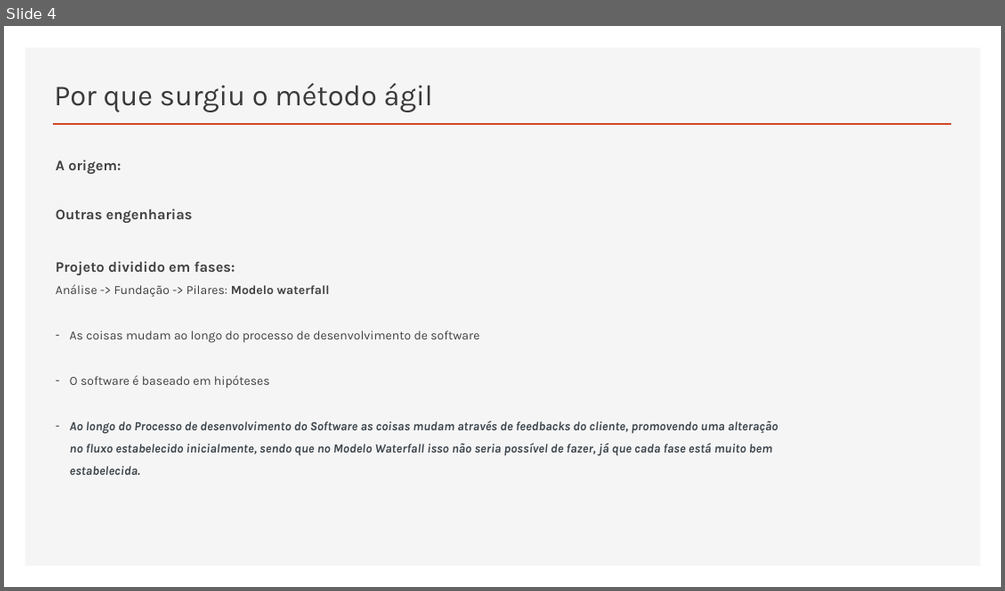
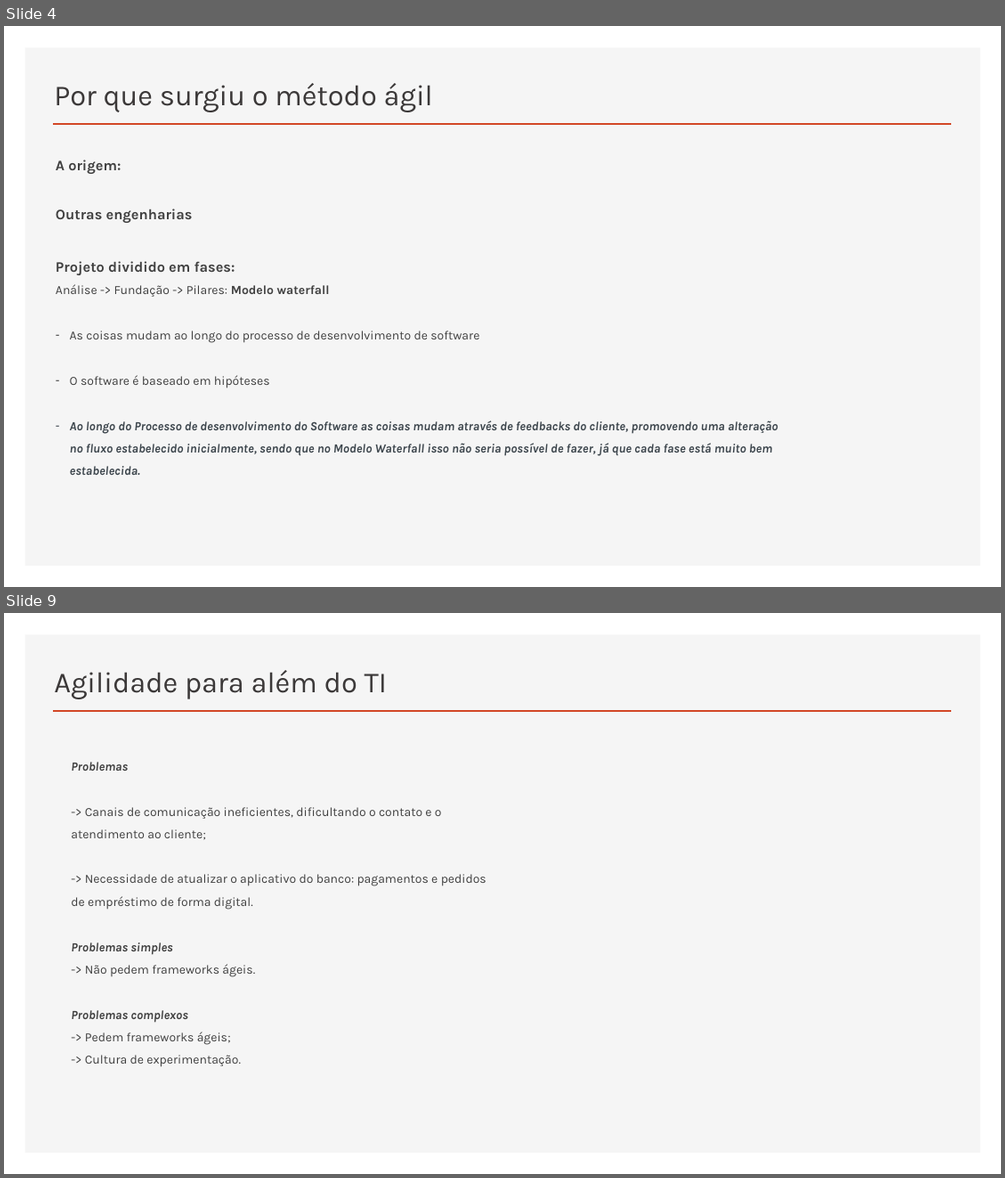
Before and after one commit to RaizaCirne/app-flex, a slide deck: Trilhas/[Business Agility T5 - ONE]/01..Agilidade-promovendo_a_transformacao_agil.pptx. Shown one above the other, each under a label of ours: slide 4 before the commit, slides 4 and 9 after it; the slides between them are not shown. The pictures are 1005x591 and 1005x1178 pixels, drawn with LibreOffice and Linux fonts; fonts in the diff are those of the drawing. Boxes give left, top, right and bottom in pixels: in the first picture for what was removed or moved away, otherwise in the second. Text is boxed around its words. In the diff, an @@ line names an element or a change of style, - is before the commit and + after.

Commit message:
docs: atualizar ppt

```diff
--- a/Trilhas/[Business Agility T5 - ONE]/01..Agilidade-promovendo_a_transformacao_agil.pptx
+++ b/Trilhas/[Business Agility T5 - ONE]/01..Agilidade-promovendo_a_transformacao_agil.pptx
@@ slide 9 added at (x1=4, y1=613, x2=1001, y2=1174), background #FFFFFF; not listed: 2 template elements that a slide beside it also shows @@
@@ title added at (x1=54, y1=670, x2=387, y2=699), 28 pt, text #3B3838 @@
+Agilidade para além do TI
@@ text added at (x1=71, y1=762, x2=486, y2=1067), 12 pt, text #404040 @@
+Problemas
+-> Canais de comunicação ineficientes, dificultando o contato e o atendimento ao cliente;
+-> Necessidade de atualizar o aplicativo do banco: pagamentos e pedidos de empréstimo de forma digital.
+Problemas simples
+-> Não pedem frameworks ágeis.
+Problemas complexos
+-> Pedem frameworks ágeis;
+-> Cultura de experimentação.
```
Also in this commit, not shown: 8 other slides added.
